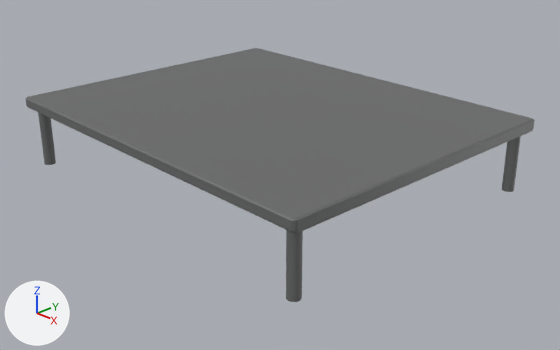
One commit to the Blender file maps/New styles/Dimensional/Andrea/large table2 (square) UV.blend: the scene before it, then after it.
Rendered twice from a 50 mm lens placed at (11.03, -10.09, 6.24), pointed at (0.34, -0.02, 0.13). Arrows for +X, +Y and +Z are at lower left; the lights stay in place.

The older version as bpy lines, for what is in view:
```python
mat_grey_wood = principled_material('Grey Wood')
mat_grey_wood.base_color = (0.141, 0.144, 0.144)  # dark grey #696a6a
me_plane_035 = bpy.data.meshes.new('Plane.035')
me_plane_035.from_pydata(...)  # 440 vertices, 314 faces; spans x -3.78..3.78, y -3.04..3.04, z -0.69..0.69
me_plane_035.materials.append(mat_grey_wood)  # dark grey #696a6a
ob_desk_015 = bpy.data.objects.new('Desk.015', me_plane_035)
ob_desk_015.location = (0.0, 0.0, 0.75)
ob_desk_015.rotation_euler = (0.0, 0.0, -6.283)  # degrees (0, 0, -360)
ob_desk_015.scale = (1.07, 1.07, 1.07)
ob_desk_015.visible_shadow = False
```
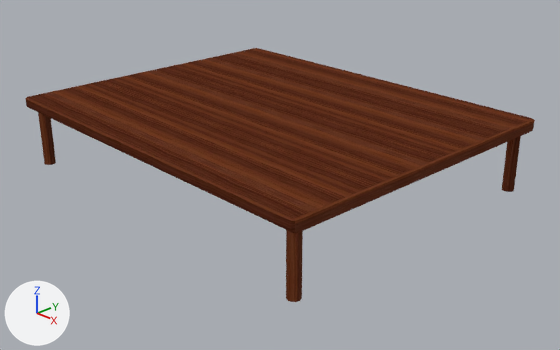
Pixel boxes [x1, y1, x2, y2] of what changed, in the pictures (560 x 350 px):
'Desk.015', surface changed (grey to brown): [25, 48, 535, 302] in both

The change, as a diff of the scene's bpy script:
```diff
--- a/maps/New styles/Dimensional/Andrea/large table2 (square) UV.blend.py
+++ b/maps/New styles/Dimensional/Andrea/large table2 (square) UV.blend.py
@@ img_large_table2__square__texture_png @@
+img_large_table2__square__texture_png = load_image('large table2 (square) Texture.png', 'large table2 (square) Texture.png', 1024, 1024, 'sRGB')
@@ mat_grey_wood @@
 mat_grey_wood = principled_material('Grey Wood')
-mat_grey_wood.base_color = (0.141, 0.144, 0.144)  # dark grey #696a6a
+mat_grey_wood.texture = img_large_table2__square__texture_png
+mat_grey_wood.specular_ior_level = 0.0
```
